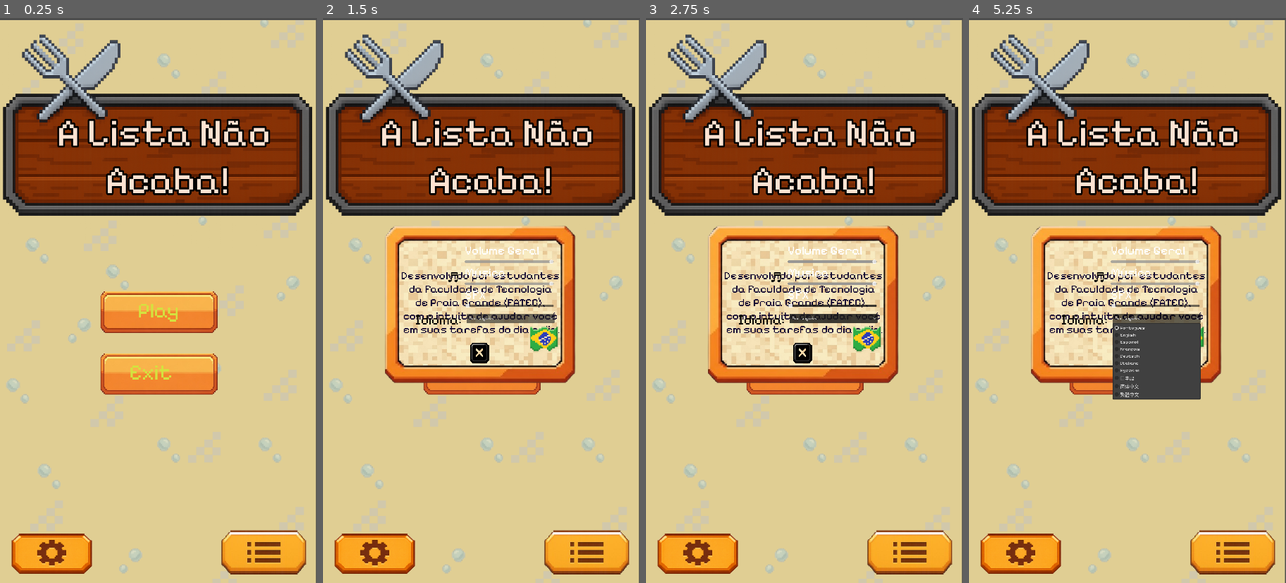
Above: before the commit, frames 1-4 (left to right).
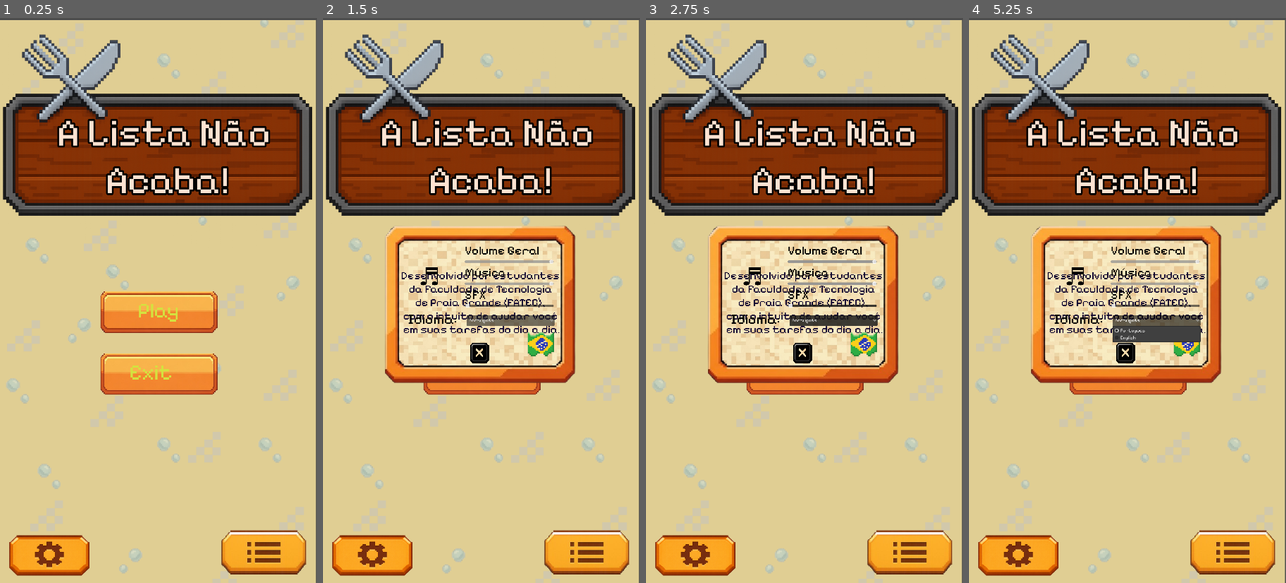
Above: after the commit, the same moments.

Repository: Guga-tab/a-lista-nao-acaba
Game: Godot game, scene res://scenes/title_screen.tscn
Same seed, same stepped clock (60 frames per second), same inputs: the game is played once before the commit and once after it. Sound files missing from this copy of the repository are replaced by a short silence.
Inputs (mouse positions are in pixels of both pictures, inside the frame that each line leads up to):
- Up to frame 1 (0.25 s): no input
- Up to frame 2 (1.5 s): click (586, 549) at 0.5 s; click (373, 554) at 1.27 s
- Up to frame 3 (2.75 s): click (696, 554) at 2.02 s
- Up to frame 4 (5.25 s): click (1127, 351) at 2.75 s; click "JOGAR" at 3.5 s; click "JOGAR" at 4.25 s; click "Português" at 5 s

The runs differ from the first frame. In frame 1, 0.9% of the frame differs, in the area x 2-30%, y 91-99%; in frame 2, 2.0%; in frame 3, 2.0%; in frame 4, 4.6%, in the area x 2-75%, y 40-99%.

Commit message:
fix: config_screen and language options

Diff:
--- a/scenes/about_us_button.tscn
+++ b/scenes/about_us_button.tscn
@@ -5,8 +5,8 @@
 [sub_resource type="StyleBoxEmpty" id="StyleBoxEmpty_vwsrf"]
 
 [node name="ConfigButton" type="Button" unique_id=624023024]
-offset_right = 93.0
-offset_bottom = 43.0
+offset_right = 98.41474
+offset_bottom = 44.466164
 scale = Vector2(2.9670353, 3.3958406)
 theme_override_styles/normal = SubResource("StyleBoxEmpty_vwsrf")
 
--- a/scenes/config_button.tscn
+++ b/scenes/config_button.tscn
@@ -2,11 +2,10 @@
 
 [ext_resource type="Texture2D" uid="uid://dauvochpvnwim" path="res://assets/buttons/options.png" id="1_xrnc4"]
 
-[node name="Button" type="Button" unique_id=1908190728]
-offset_right = 8.0
-offset_bottom = 8.0
+[node name="ConfigButton" type="Button" unique_id=1908190728]
+offset_top = 0.99999994
+offset_right = 612.0664
+offset_bottom = 358.10275
 scale = Vector2(0.43295956, 0.42284745)
 icon = ExtResource("1_xrnc4")
 flat = true
-
-[connection signal="pressed" from="." to="." method="_on_pressed"]
--- a/scenes/config_screen.tscn
+++ b/scenes/config_screen.tscn
@@ -9,19 +9,26 @@
 [ext_resource type="PackedScene" uid="uid://b8qxiy3sodbb2" path="res://scenes/volume_slider.tscn" id="8_huqva"]
 [ext_resource type="Texture2D" uid="uid://c7m5gysjelqbp" path="res://assets/icons/brazil_icon.png" id="8_lcgs8"]
 
+[sub_resource type="LabelSettings" id="LabelSettings_huqva"]
+font_size = 83
+font_color = Color(0, 0, 0, 1)
+
 [sub_resource type="LabelSettings" id="LabelSettings_rn47q"]
 font = ExtResource("6_huqva")
-font_size = 46
+font_size = 49
 font_color = Color(0, 0, 0, 1)
 
 [sub_resource type="LabelSettings" id="LabelSettings_lvjhn"]
 font_size = 42
+font_color = Color(0, 0, 0, 1)
 
 [sub_resource type="LabelSettings" id="LabelSettings_lcgs8"]
 font_size = 42
+font_color = Color(0, 0, 0, 1)
 
 [sub_resource type="LabelSettings" id="LabelSettings_mo5w4"]
 font_size = 42
+font_color = Color(0, 0, 0, 1)
 
 [node name="Control" type="Control" unique_id=643388367]
 z_index = 2
@@ -81,7 +88,7 @@
 offset_left = -47.0
 offset_top = 44.0
 offset_right = 253.0
-offset_bottom = 64.0
+offset_bottom = 79.0
 grow_horizontal = 2
 grow_vertical = 2
 script = ExtResource("5_duf6u")
@@ -105,28 +112,28 @@
 
 [node name="Flag" type="TextureRect" parent="." unique_id=1565993883]
 layout_mode = 0
-offset_left = 138.0
-offset_top = 65.0
-offset_right = 296.0
-offset_bottom = 183.0
+offset_left = 130.0
+offset_top = 83.0
+offset_right = 282.0
+offset_bottom = 201.0
 texture = ExtResource("8_lcgs8")
 expand_mode = 1
 
 [node name="Music" type="Label" parent="." unique_id=1755936216]
 layout_mode = 0
-offset_left = -114.0
-offset_top = -113.0
-offset_right = -68.0
-offset_bottom = -45.0
+offset_left = -211.0
+offset_top = -137.0
+offset_right = -128.0
+offset_bottom = -16.0
 text = "♬"
-label_settings = SubResource("LabelSettings_rn47q")
+label_settings = SubResource("LabelSettings_huqva")
 
 [node name="Language" type="Label" parent="." unique_id=487438030]
 layout_mode = 0
-offset_left = -222.0
-offset_top = 30.0
-offset_right = -102.0
-offset_bottom = 73.0
+offset_left = -247.0
+offset_top = 26.0
+offset_right = -44.0
+offset_bottom = 98.0
 text = "Idioma:"
 label_settings = SubResource("LabelSettings_rn47q")
 
--- a/scenes/home.tscn
+++ b/scenes/home.tscn
@@ -180,10 +180,6 @@
 layout_mode = 0
 theme = SubResource("Theme_ommbi")
 
-[node name="click_sound" type="AudioStreamPlayer" parent="." unique_id=950624638]
-stream = ExtResource("15_rpgsi")
-bus = &"sfx"
-
 [node name="Clock" type="Node" parent="." unique_id=618355643]
 script = ExtResource("18_snnha")
 
@@ -213,14 +209,18 @@
 scale = Vector2(4.22471, 3.4033787)
 label_settings = SubResource("LabelSettings_aish6")
 
-[node name="ConfigButton" parent="." unique_id=885958001 instance=ExtResource("17_aish6")]
-layout_mode = 0
-offset_left = 804.0
-offset_top = 42.0
-offset_right = 1424.0
-offset_bottom = 458.0
+[node name="ConfigButton" parent="." unique_id=1908190728 instance=ExtResource("17_aish6")]
+layout_mode = 0
+offset_left = 796.0
+offset_top = 8.0
+offset_right = 1416.0
+offset_bottom = 424.0
 
 [node name="Player" parent="." unique_id=797933854 instance=ExtResource("17_snnha")]
+
+[node name="click_sound" type="AudioStreamPlayer" parent="." unique_id=950624638]
+stream = ExtResource("15_rpgsi")
+bus = &"sfx"
 
 [connection signal="pressed" from="Bg/Room/CalendarButton" to="." method="_on_calendar_button_pressed"]
 [connection signal="pressed" from="ConfigButton" to="." method="_on_config_button_pressed"]
--- a/scenes/title_screen.tscn
+++ b/scenes/title_screen.tscn
@@ -1,56 +1,12 @@
 [gd_scene format=3 uid="uid://bnrv3q6au201o"]
 
+[ext_resource type="Script" uid="uid://dr04khh6k77y7" path="res://scripts/title_screen.gd" id="1_3yumr"]
 [ext_resource type="Texture2D" uid="uid://d1mcvdnwgt5pv" path="res://assets/backgrounds/bg.png" id="2_dc4i4"]
 [ext_resource type="FontFile" uid="uid://dncemyjponlf" path="res://fonts/Pixelify_Sans/PixelifySans-VariableFont_wght.ttf" id="3_mgrm8"]
 [ext_resource type="PackedScene" uid="uid://cofoos0b4poqc" path="res://scenes/default_button.tscn" id="4_3yumr"]
 [ext_resource type="PackedScene" uid="uid://ckifu2pos7a0i" path="res://scenes/about_us_button.tscn" id="5_dc4i4"]
 [ext_resource type="PackedScene" uid="uid://b4o65hf2pwtwi" path="res://scenes/config_button.tscn" id="5_e54dn"]
 [ext_resource type="AudioStream" uid="uid://b04mfdmkotnw7" path="res://assets/sounds/click_sound.mp3" id="6_e54dn"]
-
-[sub_resource type="GDScript" id="GDScript_dc4i4"]
-script/source = "extends Control
-
-#popup
-@onready var ConfigScreen = preload(\"res://scenes/config_screen.tscn\")
-@onready var Credits = preload(\"res://scenes/credits.tscn\")
-
-#labels
-@onready var button_play_label = $VBoxContainer/PlayButton
-@onready var button_exit_label = $VBoxContainer/ExitButton
-@onready var click_sound = $click_sound
-
-func _ready():
-	#insert text in buttons
-	button_play_label.text = \"JOGAR\"
-	button_exit_label.text = \"SAIR\"
-
-func _on_play_button_pressed() -> void:
-	click_sound.play()
-	#await click_sound.finished
-	get_tree().change_scene_to_file(\"res://scenes/home.tscn\")
-
-func _on_exit_button_pressed() -> void:
-	click_sound.play()
-	#await click_sound.finished
-	get_tree().quit()
-
-func _on_config_button_pressed() -> void:
-	click_sound.play()
-	#await click_sound.finished
-	var configScreen = ConfigScreen.instantiate()
-	add_child(configScreen)
-
-func _on_credits_button_pressed() -> void:
-	click_sound.play()
-	#await click_sound.finished
-	var credits = Credits.instantiate()
-	add_child(credits)
-
-func _on_config_exit_pressed() -> void:
-	click_sound.play()
-	#await click_sound.finished
-	get_tree().change_scene_to_file(\"res://scenes/title_screen.tscn\")
-"
 
 [sub_resource type="LabelSettings" id="LabelSettings_s4lrb"]
 font = ExtResource("3_mgrm8")
@@ -82,7 +38,7 @@
 grow_vertical = 2
 size_flags_horizontal = 4
 size_flags_vertical = 4
-script = SubResource("GDScript_dc4i4")
+script = ExtResource("1_3yumr")
 metadata/_edit_group_ = true
 metadata/_edit_use_anchors_ = true
 
@@ -176,12 +132,12 @@
 grow_vertical = 0
 flat = true
 
-[node name="Button" parent="." unique_id=1908190728 instance=ExtResource("5_e54dn")]
+[node name="ConfigButton" parent="." unique_id=1908190728 instance=ExtResource("5_e54dn")]
 layout_mode = 0
-offset_left = 38.0
-offset_top = 1723.0
-offset_right = 658.0
-offset_bottom = 2139.0
+offset_left = 29.999998
+offset_top = 1729.0001
+offset_right = 660.86957
+offset_bottom = 2131.6665
 scale = Vector2(0.46, 0.45)
 
 [node name="click_sound" type="AudioStreamPlayer" parent="." unique_id=1624226236]
@@ -191,4 +147,4 @@
 [connection signal="pressed" from="VBoxContainer/PlayButton" to="." method="_on_play_button_pressed"]
 [connection signal="pressed" from="VBoxContainer/ExitButton" to="." method="_on_exit_button_pressed"]
 [connection signal="pressed" from="CreditsButton" to="." method="_on_credits_button_pressed"]
-[connection signal="pressed" from="Button" to="." method="_on_config_button_pressed"]
+[connection signal="pressed" from="ConfigButton" to="." method="_on_config_button_pressed"]
--- a/scripts/home.gd
+++ b/scripts/home.gd
@@ -9,7 +9,8 @@
 # ========================
 # Nodes of scene
 # ========================
-@onready var PopUp = preload("res://scenes/config_screen.tscn")
+@onready var ConfigScreen = preload("res://scenes/config_screen.tscn")
+@onready var Credits = preload("res://scenes/credits.tscn")
 @onready var btn_calendar = $Bg/Room/CalendarButton
 @onready var vbox_tasks = $VBoxTasks
 @onready var coin_label = $Bg/Coin/CoinLabel
@@ -148,6 +149,9 @@
 	update_coin_label()
 	TaskService.update_list(vbox_tasks, self)
 
+
 func _on_config_button_pressed() -> void:
-	var pop_up = PopUp.instantiate()
-	add_child(pop_up)
+	click_sound.play()
+	#await click_sound.finished
+	var config_screen = ConfigScreen.instantiate()
+	add_child(config_screen)
--- a/scripts/language_options.gd
+++ b/scripts/language_options.gd
@@ -1,19 +1,16 @@
 extends OptionButton
-
-
 
 func _ready() -> void:
 	add_item("Português", 0)
 	add_item("English", 1)
-	add_item("Español", 2)
-	add_item("Français", 3)
-	add_item("Deutsch", 4)
-	add_item("Italiano", 5)
-	add_item("Русский", 6)
-	add_item("日本語", 7)
-	add_item("简体中文", 8)
-	add_item("繁體中文", 9)
-
+	#add_item("Español", 2)
+	#add_item("Français", 3)
+	#add_item("Deutsch", 4)
+	#add_item("Italiano", 5)
+	#add_item("Русский", 6)
+	#add_item("日本語", 7)
+	#add_item("简体中文", 8)
+	#add_item("繁體中文", 9)
 
 func _on_item_selected(index: int) -> void:
 	var id = get_item_id(index)
--- a/scripts/title_screen.gd
+++ b/scripts/title_screen.gd
@@ -1,11 +1,12 @@
 extends Control
 
 #popup
-@onready var PopUp = preload("res://scenes/pop_up.tscn")
+@onready var ConfigScreen = preload("res://scenes/config_screen.tscn")
+@onready var Credits = preload("res://scenes/credits.tscn")
 
 #labels
-@onready var button_play_label = $VBoxContainer/PlayButton/TextureButton/Label
-@onready var button_exit_label = $VBoxContainer/ExitButton/TextureButton/Label
+@onready var button_play_label = $VBoxContainer/PlayButton
+@onready var button_exit_label = $VBoxContainer/ExitButton
 @onready var click_sound = $click_sound
 
 func _ready():
@@ -15,24 +16,27 @@
 
 func _on_play_button_pressed() -> void:
 	click_sound.play()
-	await click_sound.finished
-	print("Botão JOGAR clicado!")
+	#await click_sound.finished
 	get_tree().change_scene_to_file("res://scenes/home.tscn")
 
 func _on_exit_button_pressed() -> void:
 	click_sound.play()
-	await click_sound.finished
-	print("Botão SAIR clicado!")
+	#await click_sound.finished
 	get_tree().quit()
-
 
 func _on_config_button_pressed() -> void:
 	click_sound.play()
-	await click_sound.finished
-	var pop_up = PopUp.instantiate()
-	add_child(pop_up)
+	#await click_sound.finished
+	var config_screen = ConfigScreen.instantiate()
+	add_child(config_screen)
+
+func _on_credits_button_pressed() -> void:
+	click_sound.play()
+	#await click_sound.finished
+	var credits = Credits.instantiate()
+	add_child(credits)
 
 func _on_config_exit_pressed() -> void:
 	click_sound.play()
-	await click_sound.finished
+	#await click_sound.finished
 	get_tree().change_scene_to_file("res://scenes/title_screen.tscn")
